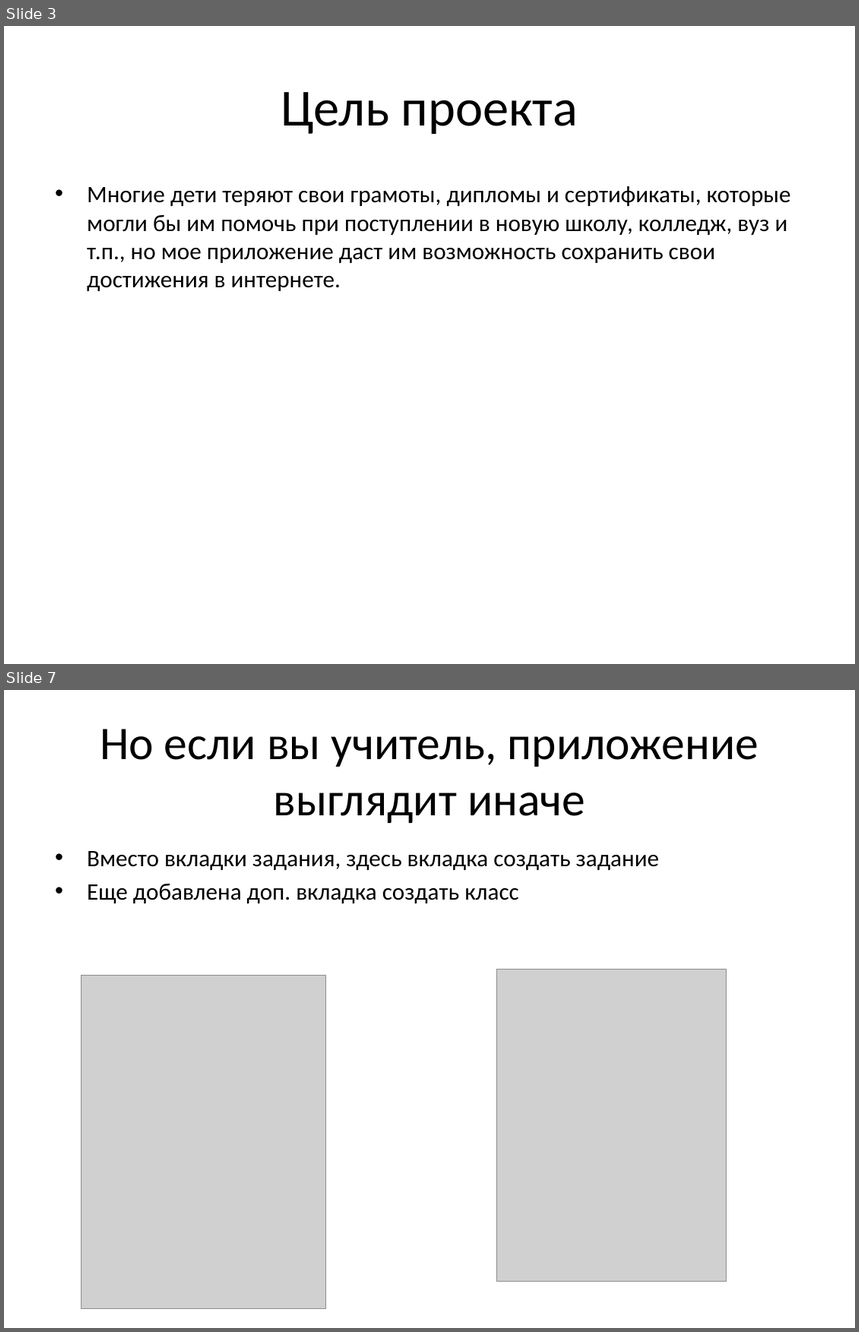
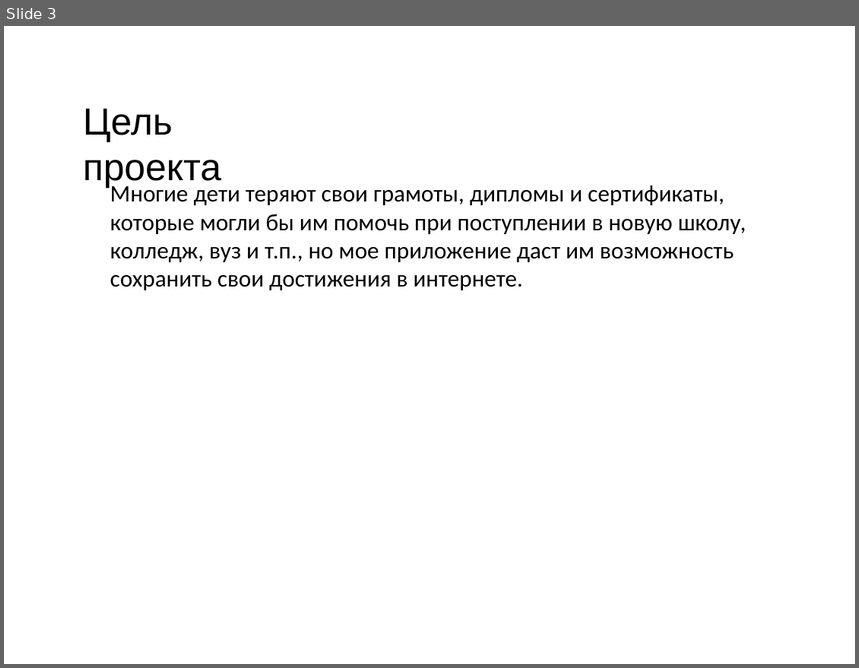
Before and after one commit to OCCCAS/Yandex, a slide deck: resources/PortSave.pptx. Shown one above the other, each under a label of ours: slides 3 and 7 before the commit, slide 3 after it; the slides between them are not shown. The pictures are 859x1332 and 859x668 pixels, drawn with LibreOffice and Linux fonts; fonts in the diff are those of the drawing; grey boxes stand for pictures; background and template pictures are left out. Boxes give left, top, right and bottom in pixels: in the first picture for what was removed or moved away, otherwise in the second. Text is boxed around its words. In the diff, an @@ line names an element or a change of style, - is before the commit and + after.

```diff
--- a/resources/PortSave.pptx
+++ b/resources/PortSave.pptx
@@ slide 7 removed at (4,690,855,1328), background #FFFFFF @@
@@ title removed at (100,729,759,823) @@
-Но если вы учитель, приложение выглядит иначе
@@ text removed at (87,851,659,904) @@
-• Вместо вкладки задания, здесь вкладка создать задание
-• Еще добавлена доп. вкладка создать класс
@@ picture removed at (82,976,325,1309) @@
@@ picture removed at (496,969,727,1281) @@
@@ slide 3 changed as well @@
@@ text "Цель проекта": place and size @@
-text "Цель проекта" at (281,92,579,134)
+text "Цель проекта" at (83,108,221,188)
@@ text "Цель проекта" at (83,108,221,188): size 44 to 32 pt, font Calibri to Arial; alignment centre to left; vertical alignment middle to top @@
@@ text "Многие дети теряют свои грамоты, ...": place and size @@
-text "Многие дети теряют свои грамоты, ..." at (87,186,791,291)
+text "Многие дети теряют свои грамоты, ..." at (110,186,747,290)
@@ text "Многие дети теряют свои грамоты, ..." at (110,186,747,290): bullet • to none @@
```
Also in this commit, not shown: 1 other slide changed, 6 slides added, 4 other slides removed.
